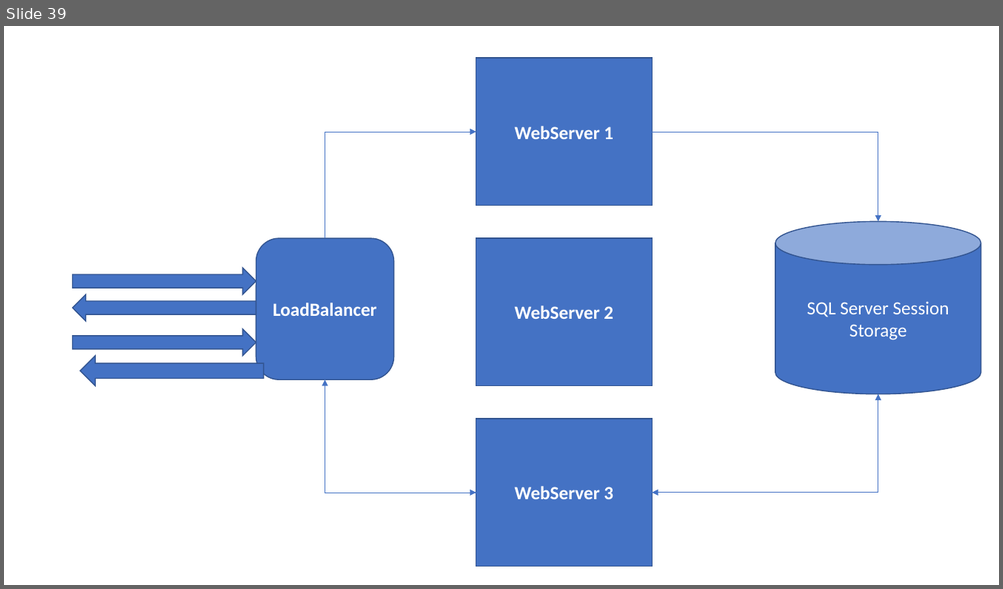
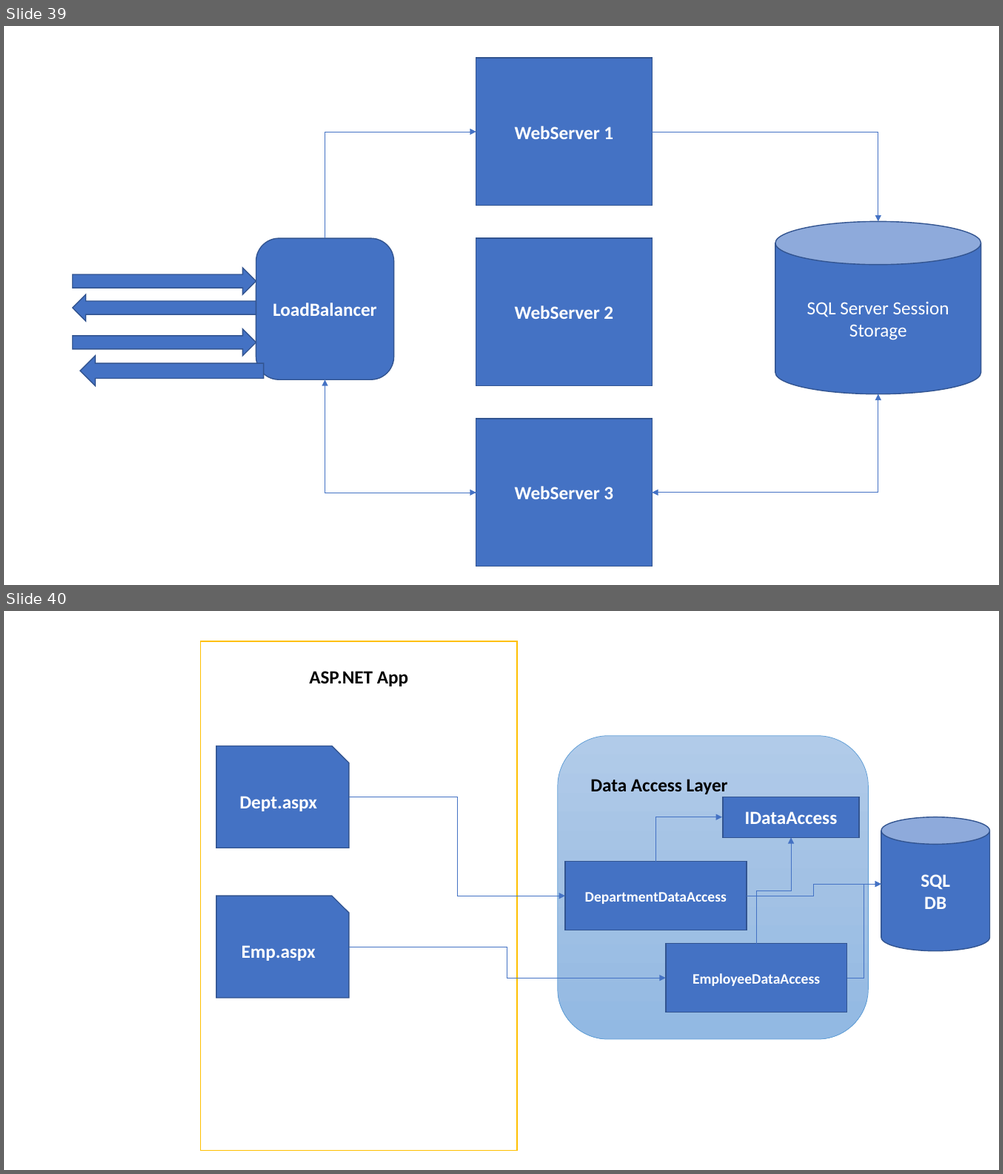
Before and after one commit to maheshsabnis/NetFrwk_Projects, a slide deck: Training-Images.pptx. Shown one above the other, each under a label of ours: slide 39 before the commit, slides 39 and 40 after it. The pictures are 1003x589 and 1003x1174 pixels, drawn with LibreOffice and Linux fonts; fonts in the diff are those of the drawing. Boxes give left, top, right and bottom in pixels: in the first picture for what was removed or moved away, otherwise in the second. Text is boxed around its words. In the diff, an @@ line names an element or a change of style, - is before the commit and + after.

```diff
--- a/Training-Images.pptx
+++ b/Training-Images.pptx
@@ slide 40 added at (4,611,999,1170), background #FFFFFF @@
@@ rectangle added at (200,641,517,1151), fill #FFFFFF, outline #FFC000 1 pt @@
@@ text added at (309,671,408,686), 18 pt, text #000000, bold @@
+ASP.NET App
@@ rounded rectangle added at (558,735,868,1039), fill gradient #B1CBE9 to #A3C1E5 to #93B9E4, outline #5B9BD5 0.5 pt @@
@@ snip rect added at (216,746,350,849), fill #4472C4, outline #325491 1 pt, 18 pt, text #FFFFFF, bold @@
+Dept.aspx
@@ text added at (590,779,728,795), 18 pt, text #000000, bold @@
+Data Access Layer
@@ elbow arrow added from (349, 797) to (565, 896), #4472C4 0.5 pt @@
@@ rectangle added at (723,797,859,837), fill #4472C4, outline #325491 1 pt, 18 pt, text #FFFFFF, bold @@
+IDataAccess
@@ elbow arrow added from (655, 862) to (722, 817), #4472C4 0.5 pt @@
@@ cylinder added at (882,817,990,952), fill #4472C4, outline #325491 1 pt, 18 pt, text #FFFFFF, bold @@
+SQL
+DB
@@ elbow arrow added from (756, 944) to (791, 838), #4472C4 0.5 pt @@
@@ rectangle added at (565,862,746,931), fill #4472C4, outline #325491 1 pt, 14 pt, text #FFFFFF, bold @@
+DepartmentDataAccess
@@ snip rect added at (216,896,350,998), fill #4472C4, outline #325491 1 pt, 18 pt, text #FFFFFF, bold @@
+Emp.aspx
@@ elbow arrow added from (746, 896) to (882, 884), #4472C4 0.5 pt @@
@@ elbow arrow added from (847, 978) to (882, 884), #4472C4 0.5 pt @@
@@ elbow arrow added from (349, 948) to (666, 978), #4472C4 0.5 pt @@
@@ rectangle added at (666,944,847,1012), fill #4472C4, outline #325491 1 pt, 14 pt, text #FFFFFF, bold @@
+EmployeeDataAccess
```
Also in this commit, not shown: 3 other slides added, 22 other files.
